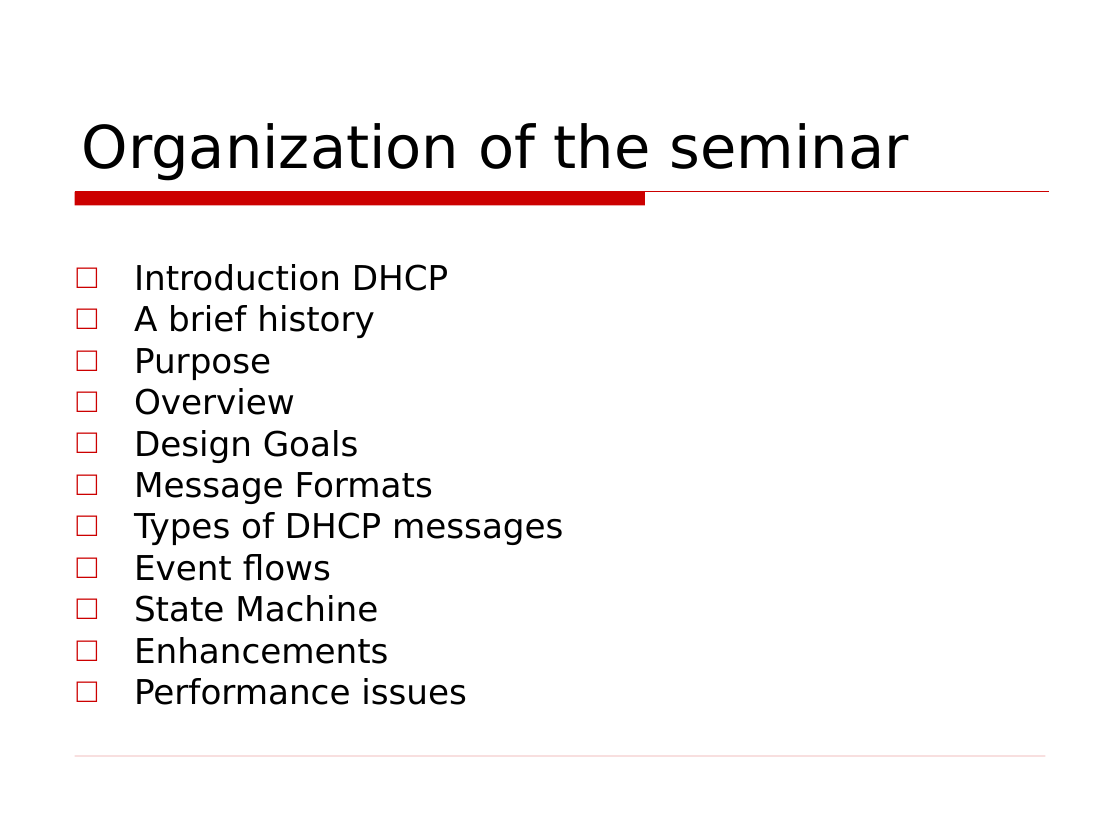
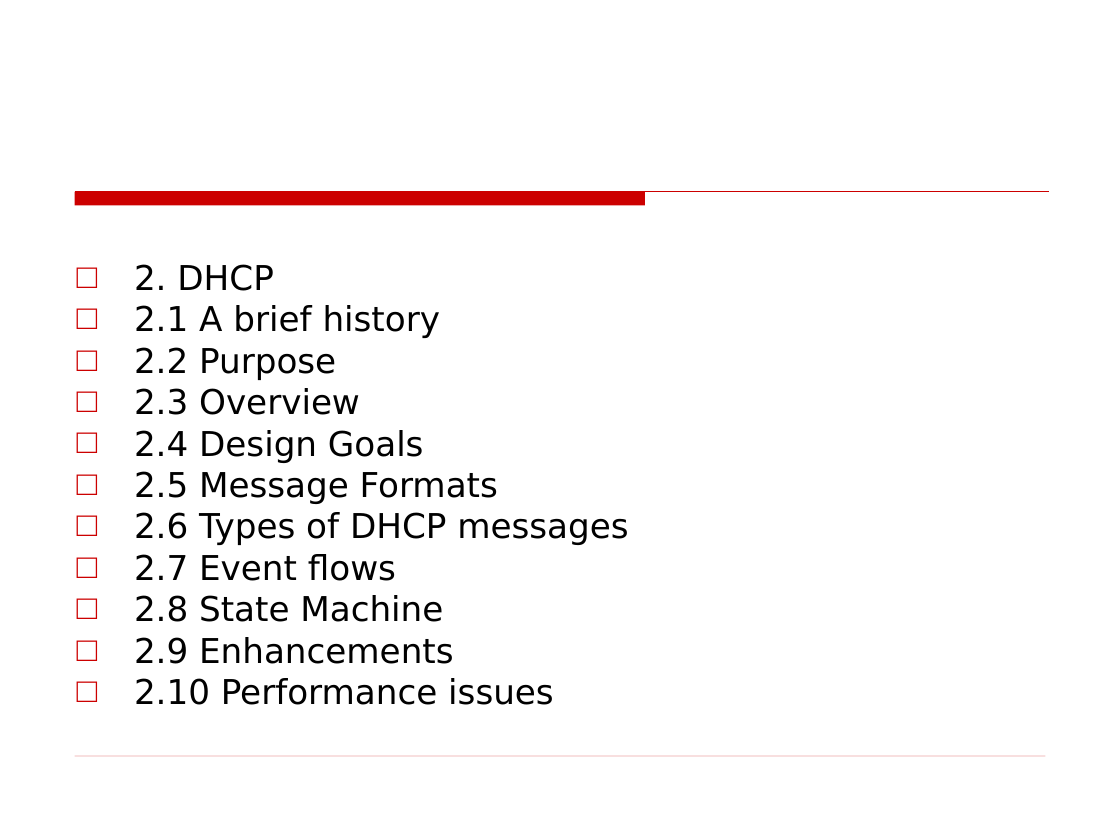
Before and after one commit to huynhlinh112/Test, a slide deck: slide 3 of DHCP.ppt (slide 2 before the commit). Drawn at 1120x840 pixels with LibreOffice and Linux fonts; fonts in the diff are those of the drawing; background and template pictures are left out. Boxes give left, top, right and bottom in pixels: in the first picture for what was removed or moved away, otherwise in the second. Text is boxed around its words. In the diff, an @@ line names an element or a change of style, - is before the commit and + after.

```diff
--- a/DHCP.ppt
+++ b/DHCP.ppt
@@ title removed at <box>82,123,909,181</box> @@
-Organization of the seminar
@@ text at <box>134,264,628,705</box>: text changed @@
-□ Introduction DHCP
-□ A brief history
-□ Purpose
-□ Overview
-□ Design Goals
-□ Message Formats
-□ Types of DHCP messages
-□ Event flows
-□ State Machine
-□ Enhancements
-□ Performance issues
+□ 2. DHCP
+□ 2.1 A brief history
+□ 2.2 Purpose
+□ 2.3 Overview
+□ 2.4 Design Goals
+□ 2.5 Message Formats
+□ 2.6 Types of DHCP messages
+□ 2.7 Event flows
+□ 2.8 State Machine
+□ 2.9 Enhancements
+□ 2.10 Performance issues
```
Also in this commit, not shown: 20 other slides changed, 22 slides added, 6 slides removed.
